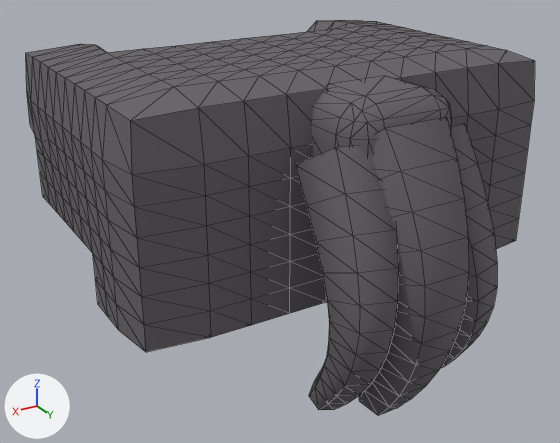
What one commit did to the glTF model public/assets/models/characters/wardrobe/hair-pony-black.glb.
Before and after are seen from a 50 mm lens placed at (0.458, 0.788, 0.411), pointed at (0.028, 0.072, 0.053). The axes (+X, +Y, +Z) are drawn at lower left. The lights are the same throughout. The older version comes first. Mesh edges are drawn as thin lines. Vertices at exactly the same position are counted once.

Before the edit, the objects in view are built like this:
```python
me_hair_bun = bpy.data.meshes.new('hair_bun')
me_hair_bun.from_pydata(...)  # 96 vertices, 188 faces; spans x -0.065..0.065, y 0.144..0.264, z 0.1325..0.2375
me_hair_bun.materials.append(mat_charmat)
me_hair_tail_0 = bpy.data.meshes.new('hair_tail_0')
me_hair_tail_0.from_pydata(...)  # 72 vertices, 140 faces; spans x -0.072..0.072, y 0.172..0.325, z -0.112..0.216
me_hair_tail_0.materials.append(mat_charmat)
me_hair_tail_1 = bpy.data.meshes.new('hair_tail_1')
me_hair_tail_1.from_pydata(...)  # 72 vertices, 140 faces; spans x -0.004..0.096, y 0.179..0.315, z -0.086..0.2
me_hair_tail_1.materials.append(mat_charmat)
me_hair_tail_2 = bpy.data.meshes.new('hair_tail_2')
me_hair_tail_2.from_pydata(...)  # 72 vertices, 140 faces; spans x -0.096..0.004, y 0.179..0.315, z -0.086..0.2
me_hair_tail_2.materials.append(mat_charmat)
ob_hair_bun = bpy.data.objects.new('hair_bun', me_hair_bun)
ob_hair_bun.location = (0.0, 0.0, 0.0)
ob_hair_tail_0 = bpy.data.objects.new('hair_tail_0', me_hair_tail_0)
ob_hair_tail_0.location = (0.0, 0.0, 0.0)
ob_hair_tail_1 = bpy.data.objects.new('hair_tail_1', me_hair_tail_1)
ob_hair_tail_1.location = (0.0, 0.0, 0.0)
ob_hair_tail_2 = bpy.data.objects.new('hair_tail_2', me_hair_tail_2)
ob_hair_tail_2.location = (0.0, 0.0, 0.0)
# also in view: 'hair_shell' at (0.0, 0.012, 0.126)
```
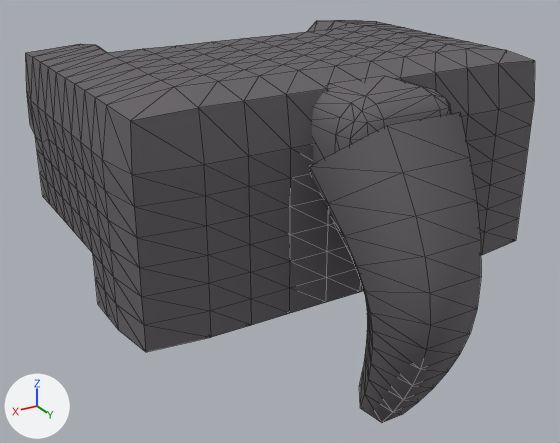
Location of each change, (x1, y1, x2, y2) in pixels of the pictures (560 x 443 px):
'hair_tail_0', reshaped: before (359, 117, 469, 416); after (309, 112, 481, 423)
'hair_tail_1', deleted: before (295, 145, 399, 410)
'hair_tail_2', deleted: before (441, 123, 497, 368)

The change, as a diff of the scene's bpy script:
```diff
--- a/public/assets/models/characters/wardrobe/hair-pony-black.glb.py
+++ b/public/assets/models/characters/wardrobe/hair-pony-black.glb.py
@@ me_hair_tail_0 @@
 # used by ob_hair_tail_0; location = (0.0, 0.0, 0.0)
-me_hair_tail_0.from_pydata(...)  # 72 vertices, 140 faces; spans x -0.072..0.072, y 0.172..0.325, z -0.112..0.216
+me_hair_tail_0.from_pydata(...)  # 72 vertices, 140 faces; spans x -0.085..0.085, y 0.162..0.336, z -0.116..0.222
+# me_hair_tail_0 part 1: 72 of 72 vertices moved; they spanned x -0.072..0.072, y 0.172..0.325, z -0.112..0.216 and now span x -0.085..0.085, y 0.162..0.336, z -0.116..0.222; mean shift (0.0, 0.004, -0.001)
 me_hair_tail_0.materials.append(mat_charmat)
@@ ob_hair_tail_1 @@
-ob_hair_tail_1 = bpy.data.objects.new('hair_tail_1', me_hair_tail_1)
-ob_hair_tail_1.location = (0.0, 0.0, 0.0)
@@ ob_hair_tail_2 @@
-ob_hair_tail_2 = bpy.data.objects.new('hair_tail_2', me_hair_tail_2)
-ob_hair_tail_2.location = (0.0, 0.0, 0.0)
```
